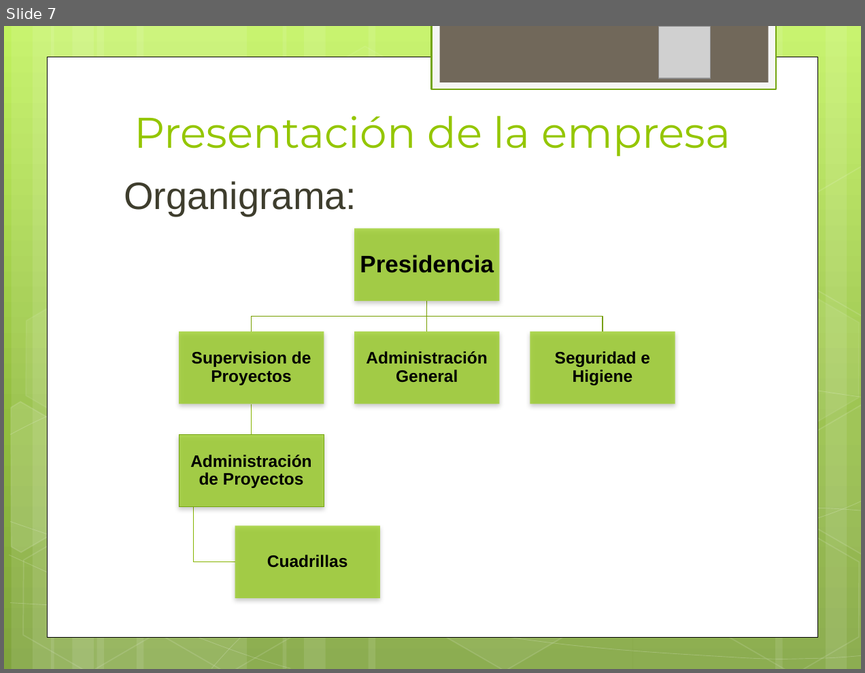
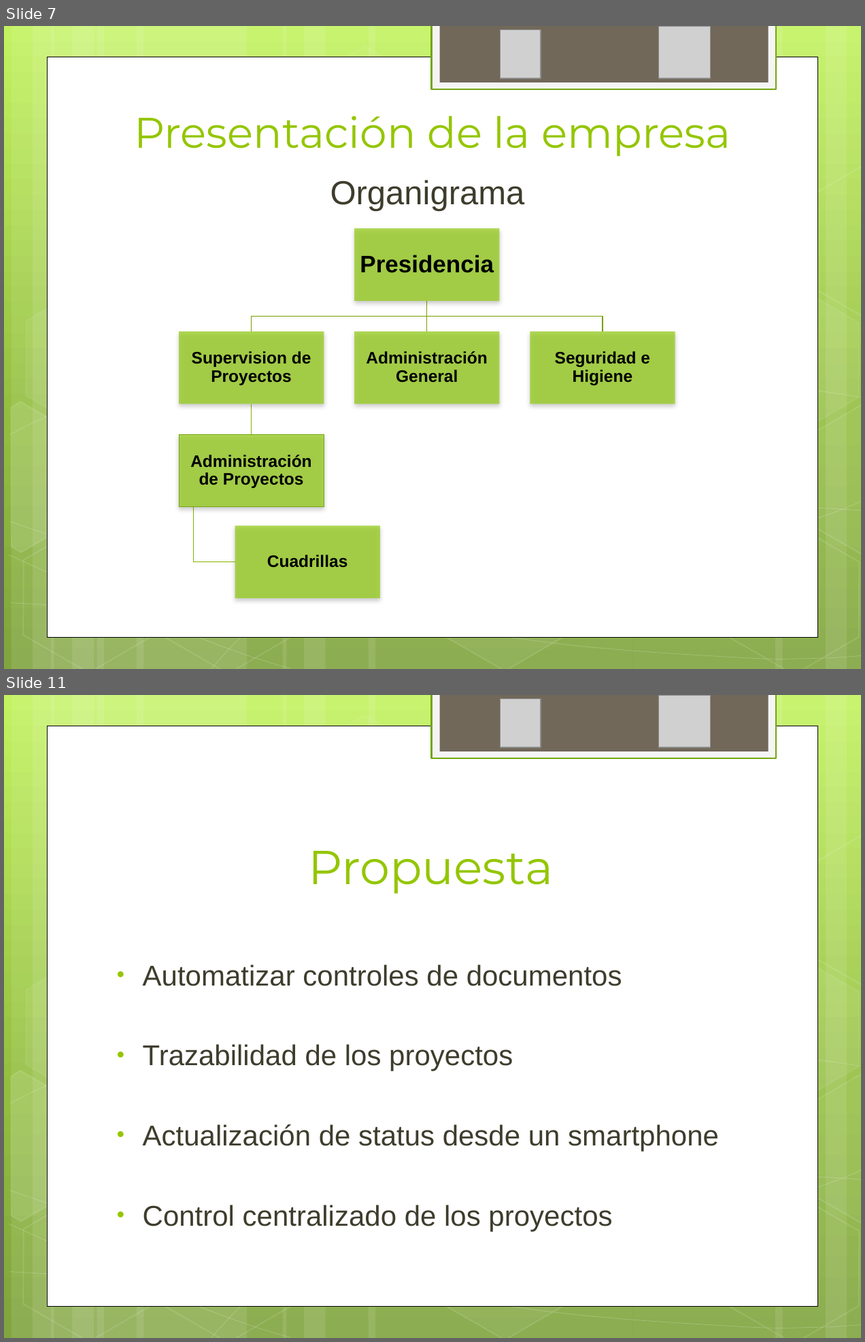
Before and after one commit to ptissera/habilitacion-profesional-2012-4k4, a slide deck: Documentacion/Informe Preliminar/Presentacion Informe Preliminar.pptx. Shown one above the other, each under a label of ours: slide 7 before the commit, slides 7 and 11 after it; the slides between them are not shown. The pictures are 865x673 and 865x1342 pixels, drawn with LibreOffice and Linux fonts; fonts in the diff are those of the drawing; grey boxes stand for pictures. Boxes give left, top, right and bottom in pixels: in the first picture for what was removed or moved away, otherwise in the second. Text is boxed around its words. In the diff, an @@ line names an element or a change of style, - is before the commit and + after.

Commit message:
aqui va el Diagnostico y la Propuesta.

```diff
--- a/Documentacion/Informe Preliminar/Presentacion Informe Preliminar.pptx
+++ b/Documentacion/Informe Preliminar/Presentacion Informe Preliminar.pptx
@@ slide 11 added at [4, 695, 861, 1338], background gradient #C3F35F to #93BF3F to #81A53E; not listed: 31 template elements that a slide beside it also shows @@
@@ picture added at [500, 698, 541, 747] @@
@@ picture added at [659, 696, 711, 748] @@
@@ title added at [309, 851, 553, 894], 40 pt, text #94C600 @@
+Propuesta
@@ text added at [143, 964, 719, 1231], 24 pt, text #3E3D2D @@
+• Automatizar controles de documentos
+• Trazabilidad de los proyectos
+• Actualización de status desde un smartphone
+• Control centralizado de los proyectos
@@ slide 7 changed as well @@
@@ picture added at [500, 29, 541, 78] @@
@@ text at [330, 180, 525, 211]: text changed; size 32 to 28 pt @@
-Organigrama:
+Organigrama
```
Also in this commit, not shown: 14 other slides changed, 2 other slides added, 4 slides removed.
